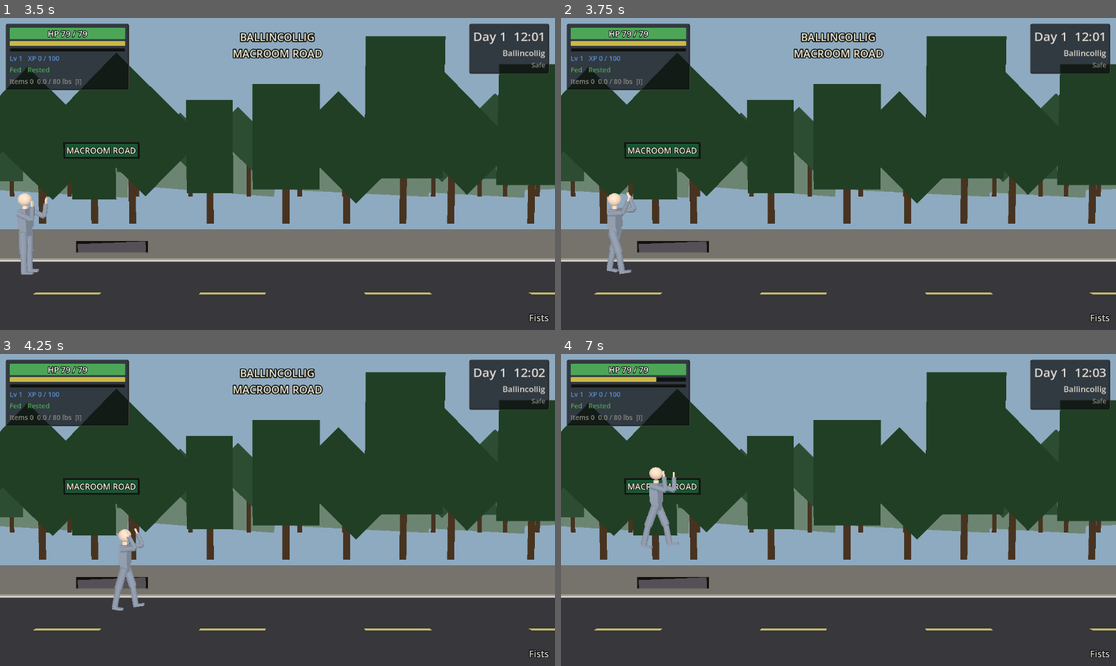
Above: before the commit, frames 1-4 (two rows, left to right).
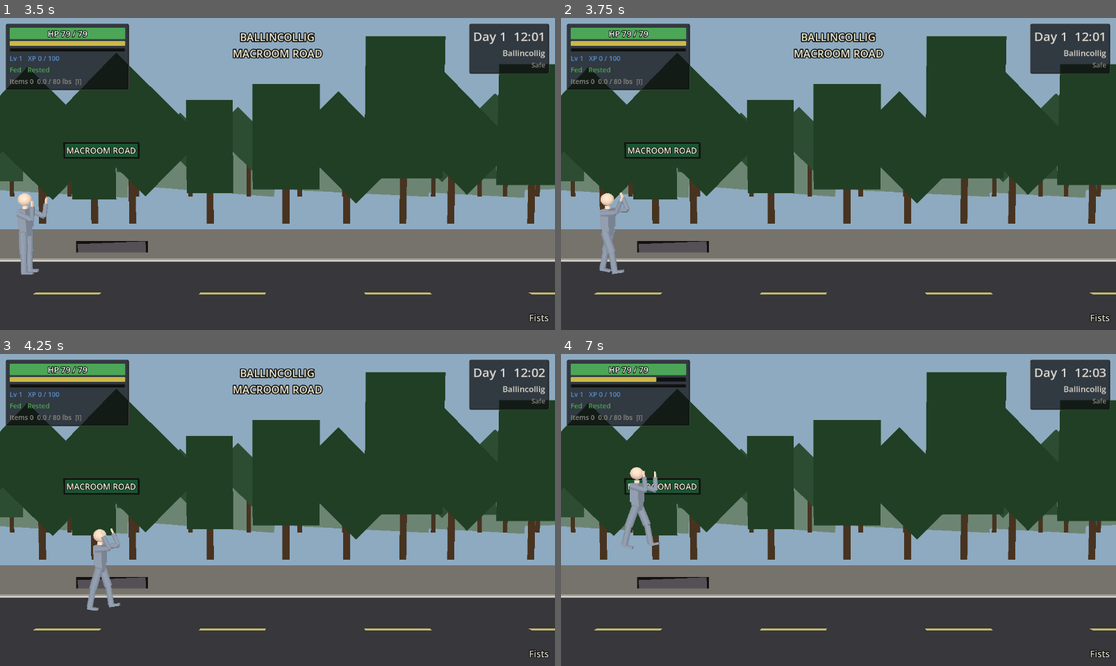
Above: after the commit, the same moments.

Repository: Natkiio/union-city-3d-remake
Game: Godot game, scene res://scenes/ui/main_menu.tscn
Two runs of this game, one before a commit and one after it. Both use one fixed random seed, a clock stepped at 60 frames per second and the inputs below.
Inputs (mouse positions are in pixels of both pictures, inside the frame that each line leads up to):
- Up to frame 1 (3.5 s): click "New Game" at 0.5 s; click (66, 61) at 1.27 s; type "Alex" at 1.35 s; click "New Game" at 2 s; click "Confirm" at 2.75 s
- Up to frame 2 (3.75 s): tap Enter at 3.5 s; move the mouse to (960, 158) at 3.52 s; hold D (move_right) from 3.53 s (still down); hold C (crouch) from 3.53 s (still down); click (960, 158) at 3.67 s
- Up to frame 3 (4.25 s): keep holding D (move_right); keep holding C (crouch); tap W (jump) at 3.77, 4.07 s; tap Shift (run) at 3.8 s
- Up to frame 4 (7 s): move the mouse to (727, 525) at 4.27 s; release D (move_right) at 4.28 s; release C (crouch) at 4.28 s; hold A (move_left) 4.28-5.03 s; tap Shift (run) at 4.35, 6.8 s; tap W (jump) at 4.52, 4.82, 5.3, 5.85, 6.02, 6.32, 6.77 s; tap Space (shove) at 4.55, 5.1 s; move the mouse to (894, 441) at 5.02 s; hold D (move_right) 5.03-5.78 s; move the mouse to (810, 572) at 5.77 s; hold Up 5.78-6.53 s; click (810, 572) at 5.92 s; tap C (crouch) at 6.05 s; move the mouse to (1005, 556) at 6.52 s; press the mouse at (1005, 556) at 6.53 s; hold A (move_left) from 6.53 s (still down)

Frame 1 is identical in both runs. In frame 2, 0.8% of the frame differs, in the area x 6-14%, y 55-83%; in frame 3, 1.1%; in frame 4, 1.2%, in the area x 10-22%, y 36-63%.

Commit message:
Lower walk speed to 4.5; keep health, perm health and stamina across room changes, travel and saves

Diff:
--- a/scripts/game_state.gd
+++ b/scripts/game_state.gd
@@ -11,6 +11,45 @@
 ## scene reload since equipped_weapon lived only on the per-scene
 ## player node; this is the single source of truth now (issues #29/#39).
 var equipped_weapon: String = "fist"
+
+## Player vitals survive scene reloads (room changes, travel) and saves. The
+## player node writes them every physics frame; a fresh player reads them back
+## instead of starting at full health (issue #30). has_vitals=false means a
+## new run: the player starts full.
+var has_vitals: bool = false
+var vit_health: float = 0.0
+var vit_perm_health: float = 0.0
+var vit_stamina: float = 0.0
+
+
+func _ready() -> void:
+	add_to_group("stateful")
+
+
+func store_vitals(h: float, perm: float, stam: float) -> void:
+	has_vitals = true
+	vit_health = h
+	vit_perm_health = perm
+	vit_stamina = stam
+
+
+func reset() -> void:
+	has_vitals = false
+
+
+func to_dict() -> Dictionary:
+	return {"has_vitals": has_vitals, "health": vit_health, "perm_health": vit_perm_health, "stamina": vit_stamina}
+
+
+func from_dict(d: Dictionary) -> void:
+	has_vitals = bool(d.get("has_vitals", false))
+	vit_health = float(d.get("health", 0.0))
+	vit_perm_health = float(d.get("perm_health", 0.0))
+	vit_stamina = float(d.get("stamina", 0.0))
+	for p in get_tree().get_nodes_in_group("player"):
+		if p.has_method("restore_vitals"):
+			p.restore_vitals()
+
 
 func request_spawn(x: float) -> void:
 	has_pending_spawn = true
--- a/scripts/player.gd
+++ b/scripts/player.gd
@@ -15,7 +15,7 @@
 ## stays bent in guard the whole time. No separate floating prop —
 ## this is the model's own rigged arms.
 
-const SPEED: float = 6.0
+const SPEED: float = 4.5
 const JUMP_VELOCITY: float = 8.0
 ## Movement speed factor while Inventory.overweight. The original subtracts a
 ## flat 50 from a base of 7.5 and clamps at 0 (so an overloaded character
@@ -120,8 +120,11 @@
 func _ready() -> void:
 	rng.randomize()
 	refresh_vitals()
-	full_heal()
-	stamina = stamina_max
+	if GameState.has_vitals:
+		restore_vitals()
+	else:
+		full_heal()
+		stamina = stamina_max
 	Events.stats_changed.connect(refresh_vitals)
 	Events.level_up.connect(_on_level_up)
 	if GameState.has_pending_spawn:
@@ -150,6 +153,8 @@
 	set_process_priority(100)
 
 func _physics_process(delta: float) -> void:
+	if not is_dead:
+		GameState.store_vitals(health, perm_health, stamina)
 	var grabbed := is_grabbed()
 	var input_dir := 0.0
 	if not grabbed:
@@ -663,6 +668,19 @@
 	full_heal()
 
 
+## Reads health, perm health and stamina back from GameState (kept across
+## room changes and saves), clamped to the current ceilings.
+func restore_vitals() -> void:
+	health = minf(GameState.vit_health, max_health)
+	perm_health = minf(maxf(GameState.vit_perm_health, health), max_health)
+	stamina = minf(GameState.vit_stamina, stamina_max)
+
+
+func _exit_tree() -> void:
+	if not is_dead:
+		GameState.store_vitals(health, perm_health, stamina)
+
+
 func full_heal() -> void:
 	health = max_health
 	perm_health = max_health
--- /dev/null
+++ b/tests/test_fixes.gd
@@ -0,0 +1,53 @@
+extends "res://tests/test_base.gd"
+## Issues #35 (walk speed) and #30 (health restored on room change).
+
+
+func run() -> void:
+	var world := autoload("World")
+	world.fade_enabled = false
+	autoload("Clock").running = false
+	autoload("Director").enabled = false
+	var gs := autoload("GameState")
+	gs.reset_run()
+	world.reset()
+	var scn = await load_scene("res://scenes/main.tscn")
+	await frames(3)
+	var player = scn.get_player()
+	check("walk speed lowered to 4.5", is_equal_approx(player.SPEED, 4.5))
+	check("run is x1.5", is_equal_approx(player.SPEED * player.RUN_SPEED_MULT, 6.75))
+	# a plain-slow zombie must stay clearly slower than walking, fast ones than running
+	var slow: float = ZombieType.BASE_CHASE_SPEED
+	check("player walk outpaces slow zombie", player.SPEED > slow * 1.5)
+
+	player.take_damage(40.0, "chest")
+	var h: float = player.health
+	var perm: float = player.perm_health
+	check("damage applied", h < player.max_health and perm < player.max_health)
+	world.enter_room("l16_s3_b0_f0_r1", "entr3")
+	await frames(3)
+	check("room change keeps health", absf(player.health - h) < 1.0, "%.1f vs %.1f" % [player.health, h])
+	check("room change keeps perm health", absf(player.perm_health - perm) < 0.01)
+
+	# a freshly built player (scene reload) restores instead of healing
+	var p2 = load("res://scenes/player/player.tscn").instantiate()
+	scn.add_child(p2)
+	await frames(2)
+	check("new player restores vitals", absf(p2.health - h) < 1.0 and absf(p2.perm_health - perm) < 0.01,
+			"%.1f/%.1f" % [p2.health, p2.perm_health])
+	p2.queue_free()
+	await frames(2)
+
+	# travel
+	world.travel_to("9")
+	await frames(3)
+	check("travel keeps health", absf(player.health - h) < 1.0, "%.1f" % player.health)
+
+	# save/load round trip of the state
+	var d: Dictionary = gs.to_dict()
+	gs.reset()
+	gs.from_dict(d)
+	check("GameState dict round trip", gs.has_vitals and absf(gs.vit_perm_health - perm) < 0.01)
+
+	# new run heals
+	gs.reset_run()
+	check("reset_run clears stored vitals", not gs.has_vitals)
Not shown, added: tests/test_fixes.gd.uid
